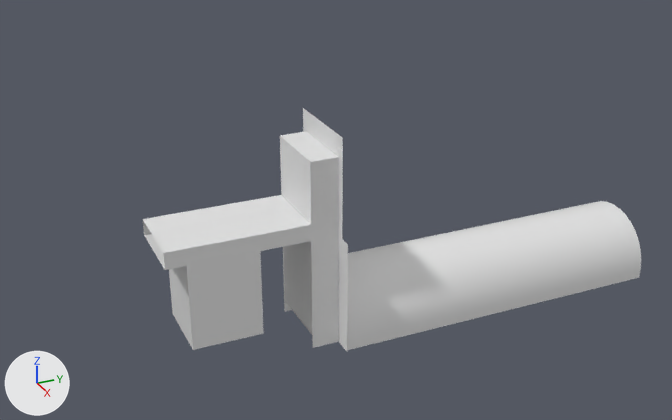
The Blender file assets/models/env/canals/act1_main_level.blend: old version first, new version second.
One viewpoint serves both versions: a 50 mm lens placed at (1356.0, -935.0, 903.0), pointed at (-12.0, -319.0, 219.0). Every picture has the same lights, and +X, +Y and +Z are marked at lower left.

In view in the first picture: 'floor-col', 'roof-col'.
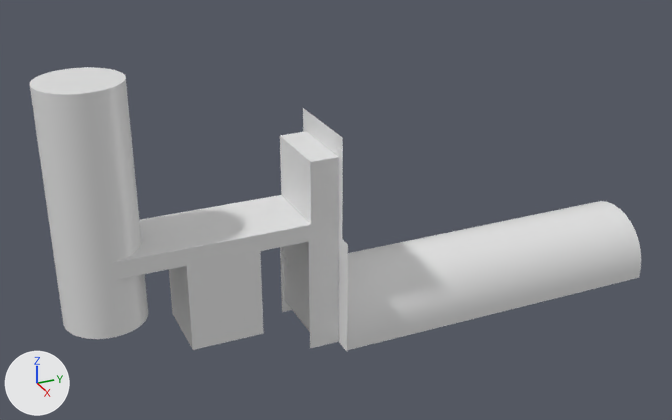
Commit message: Level adjustments

Scene script edits in JSON lines:
```json
{"op": "add", "block": "me_tubemesh", "code": ["me_tubemesh = bpy.data.meshes.new('tubemesh')", "me_tubemesh.from_pydata(...)  # 1604 vertices, 1652 faces; spans x -68.0..68.0, y -805.0..-650.0, z 110.0..510.0", "me_tubemesh.polygons.foreach_set('use_smooth', [True] * 1652)", "me_tubemesh.materials.append(mat_mat_floor)  # its picture is missing"]}
{"op": "add", "block": "ob_uptube_col", "code": ["ob_uptube_col = bpy.data.objects.new('uptube-col', me_tubemesh)", "ob_uptube_col.location = (0.0, 0.0, 0.0)", "_m = ob_uptube_col.modifiers.new('EdgeSplit', 'EDGE_SPLIT')"]}
```

Boxes [x1, y1, x2, y2] around the edits, measured in the pictures (672 x 420 px):
```json
{"object": "uptube-col", "change": "added", "after": [30, 67, 164, 339]}
```
